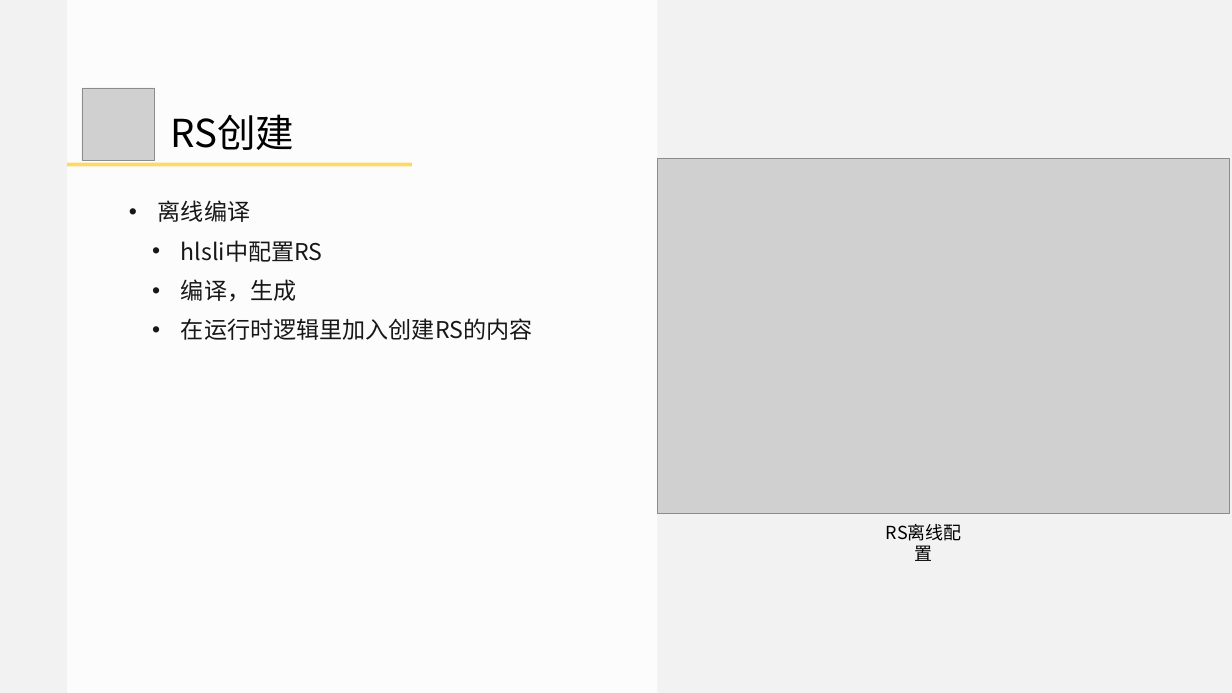
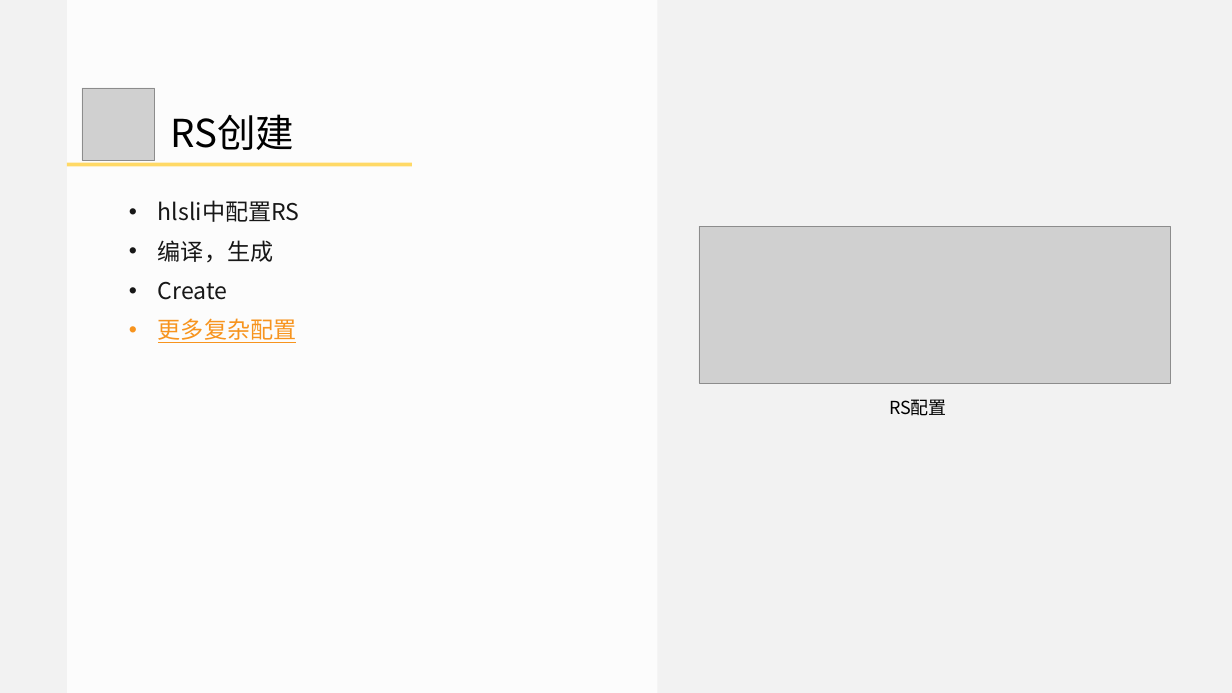
Before and after one commit to doomlover/KSGameEngineTutorials, a slide deck: slide 33 of PPTs/05.深入DX12绘制二.pptx (slide 27 before the commit). Drawn at 1232x693 pixels with LibreOffice and Linux fonts; fonts in the diff are those of the drawing; grey boxes stand for pictures. Boxes give left, top, right and bottom in pixels: in the first picture for what was removed or moved away, otherwise in the second. Text is boxed around its words. In the diff, an @@ line names an element or a change of style, - is before the commit and + after.

```diff
--- a/PPTs/05.深入DX12绘制二.pptx
+++ b/PPTs/05.深入DX12绘制二.pptx
@@ picture removed at [657,158,1229,512] @@
@@ text at [158,200,250,222]: paragraph removed @@
-• 离线编译
@@ text at [158,200,300,263]: list level 2 to 1 in "hlsli中配置RS"; list level 2 to 1 in "编译，生成" @@
@@ picture added at [699,226,1171,383] @@
@@ text at [158,281,297,343]: text changed @@
-  • 在运行时逻辑里加入创建RS的内容
+• Create
+• 更多复杂配置
@@ text added at [889,399,947,416], 28 pt, text #000000 @@
+RS配置
@@ text removed at [875,529,972,556] @@
-RS离线配置
```
Also in this commit, not shown: 14 other slides changed, 10 slides added, 3 slides removed, 1 other file.
